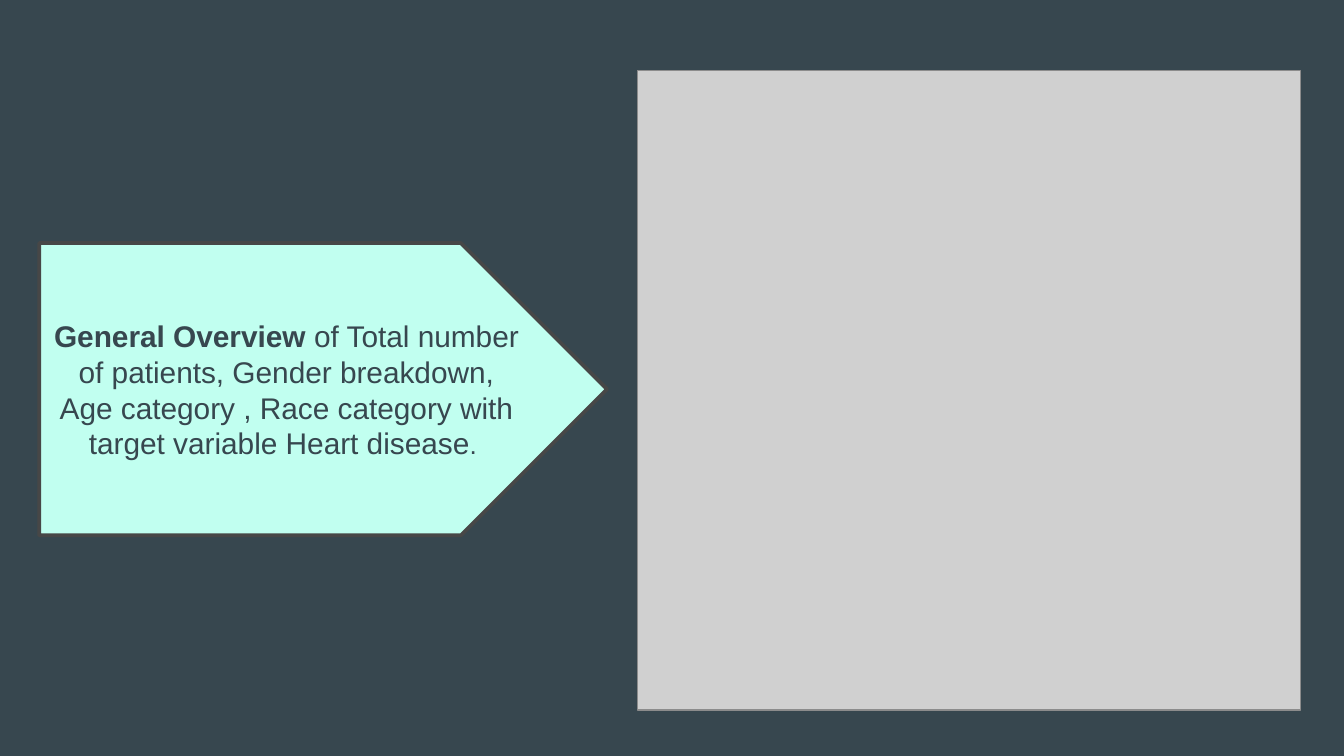
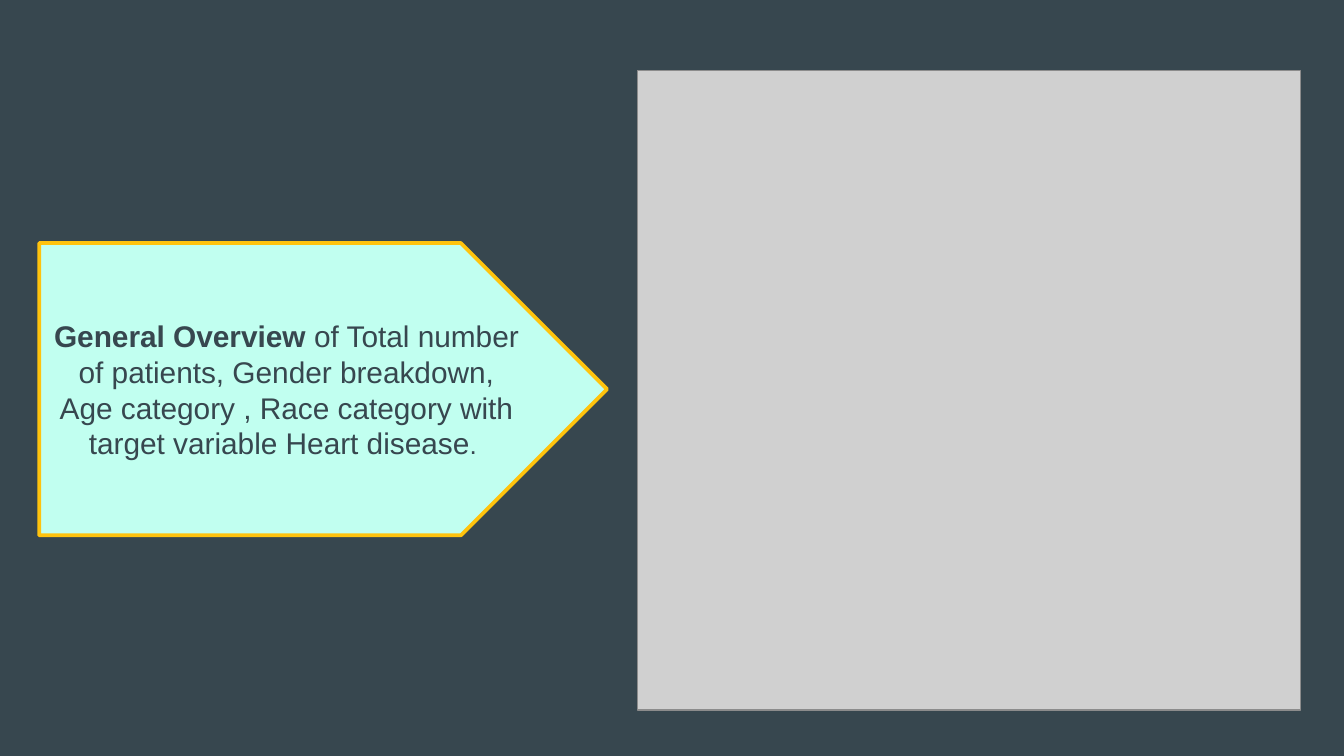
Before and after one commit to apombo90/Predicting_Heart_Disease, a slide deck: slide 22 of Final Project - Group 7.pptx (slide 21 before the commit). Drawn at 1344x756 pixels with LibreOffice and Linux fonts; fonts in the diff are those of the drawing; grey boxes stand for pictures. Boxes give left, top, right and bottom in pixels: in the first picture for what was removed or moved away, otherwise in the second. Text is boxed around its words. In the diff, an @@ line names an element or a change of style, - is before the commit and + after.

```diff
--- a/Final Project - Group 7.pptx
+++ b/Final Project - Group 7.pptx
@@ pentagon arrow "General Overview of Total number ..." at (39, 243, 606, 535): outline #484848 2 pt to #FFC30D 2 pt @@
```
Also in this commit, not shown: 5 other slides changed, 1 slide added.
